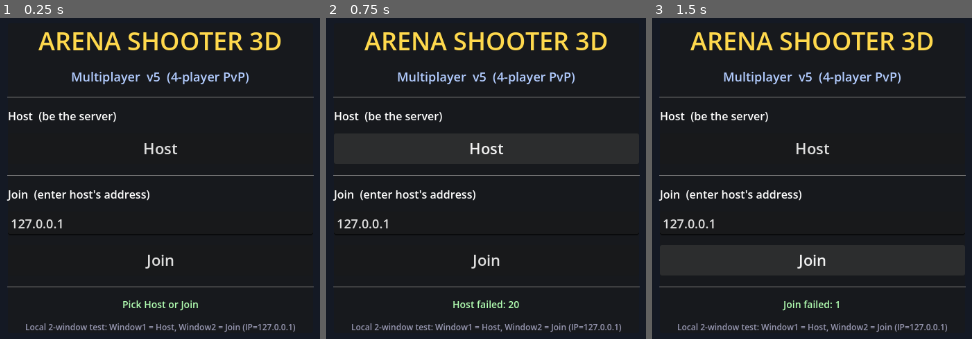
Above: before the commit, frames 1-3 (left to right).
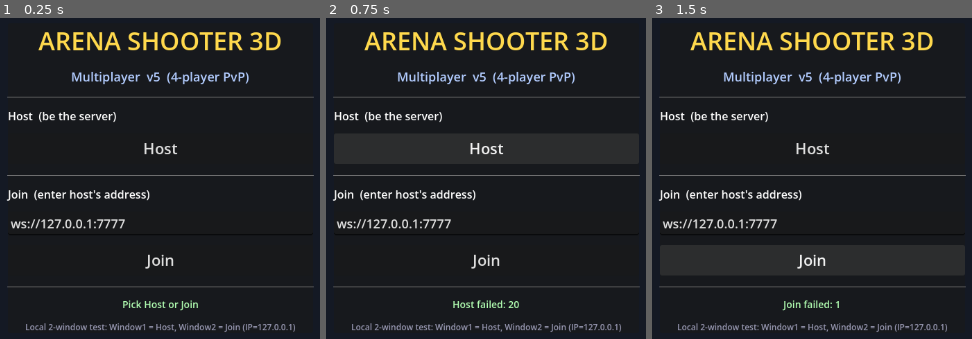
Above: after the commit, the same moments.

Repository: longmaolab/arena-shooter-3d
Game: Godot game, scene res://scenes/main_menu.tscn
The game is run twice, just before and just after one commit, with the same random seed, the same clock (stepped at 60 frames per second) and the same inputs.
Inputs:
- Up to frame 1 (0.25 s): no input
- Up to frame 2 (0.75 s): click "Host" at 0.5 s
- Up to frame 3 (1.5 s): click "Join" at 1.25 s

The runs differ from the first frame. In frame 1, 0.6% of the frame differs, in the area x 3-40%, y 62-66%; in frame 2, 0.6%; in frame 3, 0.6%.

Commit message:
v5.1: dedicated server + cloudflare tunnel + new-game cycle

Diff:
--- /dev/null
+++ b/docs/server.json
@@ -0,0 +1,3 @@
+{
+  "url": "wss://adopted-tractor-replacing-portraits.trycloudflare.com"
+}
--- a/scenes/main_menu.tscn
+++ b/scenes/main_menu.tscn
@@ -55,9 +55,11 @@
 theme_override_font_sizes/font_size = 16
 
 [node name="IPInput" type="LineEdit" parent="Center/Panel/VBox"]
-placeholder_text = "127.0.0.1  or  wss://abc.ngrok.io"
-text = "127.0.0.1"
+placeholder_text = "auto-loaded from server.json"
+text = ""
 theme_override_font_sizes/font_size = 18
+virtual_keyboard_enabled = true
+virtual_keyboard_show_on_focus = true
 
 [node name="JoinBtn" type="Button" parent="Center/Panel/VBox"]
 text = "Join"
--- a/scripts/game.gd
+++ b/scripts/game.gd
@@ -3,6 +3,7 @@
 signal local_player_spawned(player: Node)
 
 const KILLS_TO_WIN := 10
+const NEW_GAME_DELAY := 5.0
 const PLAYER_SCENE := preload("res://scenes/player.tscn")
 
 @onready var spawn_points: Node3D = $SpawnPoints
@@ -13,9 +14,18 @@
 
 func _ready() -> void:
 	add_to_group("game")
+	# Dedicated server: no local player, no HUD, no touch controls.
+	if NetworkManager.is_dedicated:
+		hud.queue_free()
+		var tc := get_node_or_null("TouchControls")
+		if tc:
+			tc.queue_free()
+		return
+
 	hud.bind_to_game(self)
 
 	if NetworkManager.is_server():
+		# Local-host (non-dedicated) mode: server is also a player.
 		_do_spawn(NetworkManager.HOST_PEER_ID, _random_spawn_pos())
 	else:
 		_client_ready.rpc_id(NetworkManager.HOST_PEER_ID)
@@ -25,14 +35,13 @@
 	if not NetworkManager.is_server():
 		return
 	var new_peer_id := multiplayer.get_remote_sender_id()
-	# Catch the new client up on every existing player (server-side truth)
+	# Catch the new client up on every existing player.
 	for pid in NetworkManager.players.keys():
 		if pid == new_peer_id:
 			continue
 		var existing := get_player_node(pid)
 		if existing:
 			_remote_spawn.rpc_id(new_peer_id, pid, existing.global_position)
-	# Broadcast new player spawn to everyone (call_local: also creates on host)
 	_remote_spawn.rpc(new_peer_id, _random_spawn_pos())
 
 func server_despawn_player(peer_id: int) -> void:
@@ -45,7 +54,6 @@
 		return
 	var p := PLAYER_SCENE.instantiate()
 	p.name = str(peer_id)
-	# Authority must be set BEFORE add_child so _ready() reads it correctly.
 	p.set_multiplayer_authority(peer_id)
 	players_root.add_child(p, true)
 	p.global_position = spawn_pos
@@ -86,7 +94,6 @@
 	var victim_peer_id := multiplayer.get_remote_sender_id()
 	if victim_peer_id == 0:
 		victim_peer_id = NetworkManager.HOST_PEER_ID
-	# Update scores (authoritative)
 	var attacker_info: Dictionary = NetworkManager.players.get(attacker_peer_id, {})
 	var victim_info: Dictionary = NetworkManager.players.get(victim_peer_id, {})
 	if attacker_info and attacker_peer_id != victim_peer_id:
@@ -95,25 +102,54 @@
 	if victim_info:
 		victim_info["deaths"] += 1
 		NetworkManager.update_score.rpc(victim_peer_id, victim_info["kills"], victim_info["deaths"])
-	# Win check
 	if attacker_info and attacker_info.get("kills", 0) >= KILLS_TO_WIN:
 		game_over = true
 		announce_winner.rpc(attacker_peer_id)
+		_schedule_new_game()
 		return
 	respawn_player.rpc_id(victim_peer_id, _random_spawn_pos())
 
 @rpc("authority", "reliable", "call_local")
 func announce_winner(peer_id: int) -> void:
 	game_over = true
-	hud.show_winner(peer_id)
+	if hud and is_instance_valid(hud):
+		hud.show_winner(peer_id)
 
 @rpc("authority", "reliable", "call_local")
 func respawn_player(pos: Vector3) -> void:
-	# call_local lets the host respawn themselves when they're the victim.
-	# rpc_id targets only the victim, so only they execute this.
 	var node := get_player_node(multiplayer.get_unique_id())
 	if node:
 		node.respawn_at(pos)
+
+# ─── New-game cycle (server-driven) ─────────────────────────────────
+
+func _schedule_new_game() -> void:
+	if not NetworkManager.is_server():
+		return
+	# Tell everyone to show a countdown banner.
+	new_game_countdown.rpc(NEW_GAME_DELAY)
+	await get_tree().create_timer(NEW_GAME_DELAY).timeout
+	if not is_inside_tree():
+		return
+	_start_new_game.rpc()
+
+@rpc("authority", "reliable", "call_local")
+func new_game_countdown(seconds: float) -> void:
+	if hud and is_instance_valid(hud):
+		hud.show_countdown(seconds)
+
+@rpc("authority", "reliable", "call_local")
+func _start_new_game() -> void:
+	game_over = false
+	NetworkManager.reset_all_scores()
+	if hud and is_instance_valid(hud):
+		hud.hide_winner()
+	# Server respawns everyone at fresh positions.
+	if NetworkManager.is_server():
+		for pid in NetworkManager.players.keys():
+			respawn_player.rpc_id(pid, _random_spawn_pos())
+
+# ─── Helpers ─────────────────────────────────────────────────────────
 
 func _random_spawn_pos() -> Vector3:
 	var pts := spawn_points.get_children()
--- a/scripts/hud.gd
+++ b/scripts/hud.gd
@@ -14,6 +14,8 @@
 var local_player: Node = null
 var _row_cache: Dictionary = {}
 var _vignette_alpha: float = 0.0
+var _countdown_left: float = 0.0
+var _show_countdown_text: bool = false
 
 func _ready() -> void:
 	process_mode = Node.PROCESS_MODE_ALWAYS
@@ -25,6 +27,9 @@
 	if _vignette_alpha > 0.0:
 		_vignette_alpha = max(0.0, _vignette_alpha - delta / VIGNETTE_FADE)
 		damage_vignette.modulate.a = _vignette_alpha
+	if _show_countdown_text:
+		_countdown_left = max(0.0, _countdown_left - delta)
+		_render_countdown()
 
 func bind_to_game(g: Node) -> void:
 	if not NetworkManager.player_list_changed.is_connected(_refresh_scoreboard):
@@ -56,7 +61,6 @@
 	ammo_label.text = "AMMO: %d" % a
 
 func _on_damage_taken(amount: int) -> void:
-	# Punch-up the vignette proportional to damage; cap at 0.7 alpha.
 	_vignette_alpha = min(0.7, _vignette_alpha + amount * 0.012)
 
 func _on_local_died() -> void:
@@ -107,12 +111,32 @@
 func show_winner(peer_id: int) -> void:
 	center_label.visible = true
 	if peer_id == multiplayer.get_unique_id():
-		center_label.text = "VICTORY!\nPress Esc to leave"
+		center_label.text = "VICTORY!"
 		center_label.modulate = Color(0.4, 1, 0.4)
 	else:
 		var winner_name := "P?"
 		if NetworkManager.players.has(peer_id):
 			winner_name = NetworkManager.players[peer_id]["name"]
-		center_label.text = "%s WINS\nPress Esc to leave" % winner_name
+		center_label.text = "%s WINS" % winner_name
 		center_label.modulate = Color(1, 0.6, 0.6)
-	Input.mouse_mode = Input.MOUSE_MODE_VISIBLE
+
+func hide_winner() -> void:
+	center_label.visible = false
+	_show_countdown_text = false
+	_countdown_left = 0.0
+
+func show_countdown(seconds: float) -> void:
+	_countdown_left = seconds
+	_show_countdown_text = true
+	_render_countdown()
+
+func _render_countdown() -> void:
+	if not center_label.visible:
+		center_label.visible = true
+	var existing := center_label.text
+	# Preserve any leading "VICTORY!" / "PX WINS" line, append countdown.
+	var lines := existing.split("\n")
+	var head := lines[0] if lines.size() > 0 else ""
+	if head == "" or head.contains("Next"):
+		head = "Next match"
+	center_label.text = "%s\nNext match in %d..." % [head, ceil(_countdown_left)]
--- a/scripts/main_menu.gd
+++ b/scripts/main_menu.gd
@@ -6,19 +6,53 @@
 @onready var join_btn: Button = $Center/Panel/VBox/JoinBtn
 
 func _ready() -> void:
+	# If launched as dedicated server, skip the menu entirely.
+	if "--server" in OS.get_cmdline_user_args():
+		print("[main_menu] --server flag detected, starting dedicated server")
+		NetworkManager.start_dedicated_server()
+		return
+
 	Input.mouse_mode = Input.MOUSE_MODE_VISIBLE
 	host_btn.pressed.connect(_on_host)
 	join_btn.pressed.connect(_on_join)
-	ip_input.text = "127.0.0.1"
 	NetworkManager.connection_failed.connect(_on_failed)
 	NetworkManager.disconnected.connect(_on_disconnected)
-	# Browsers cannot host (can't open a server socket).
+
+	# Pre-fill the input with the default server URL.
+	ip_input.text = NetworkManager.default_server_url
+
+	# Hosts can't run in browsers (no listening sockets allowed).
 	if OS.has_feature("web"):
 		host_btn.disabled = true
 		host_btn.text = "Host (desktop only)"
-		status.text = "Browser: enter host's wss:// URL and Join"
+		status.text = "Press Join to connect"
+		_load_default_server_url()
 	else:
 		status.text = "Pick Host or Join"
+
+# Web build only: load `server.json` from the same origin so users don't
+# have to type the server URL on mobile.
+func _load_default_server_url() -> void:
+	var http := HTTPRequest.new()
+	add_child(http)
+	http.request_completed.connect(_on_server_json_loaded.bind(http))
+	var err := http.request("server.json")
+	if err != OK:
+		http.queue_free()
+
+func _on_server_json_loaded(_result: int, response_code: int, _headers: PackedStringArray, body: PackedByteArray, http: HTTPRequest) -> void:
+	http.queue_free()
+	if response_code != 200:
+		return
+	var parsed: Variant = JSON.parse_string(body.get_string_from_utf8())
+	if typeof(parsed) != TYPE_DICTIONARY:
+		return
+	var url: String = parsed.get("url", "")
+	if url == "":
+		return
+	NetworkManager.default_server_url = url
+	if is_instance_valid(ip_input):
+		ip_input.text = url
 
 func _on_host() -> void:
 	status.text = "Starting server..."
@@ -27,16 +61,16 @@
 		status.text = "Host failed: %s" % err
 
 func _on_join() -> void:
-	var ip := ip_input.text.strip_edges()
-	if ip == "":
-		ip = "127.0.0.1"
-	status.text = "Connecting to %s..." % ip
-	var err := NetworkManager.join_game(ip)
+	var addr := ip_input.text.strip_edges()
+	if addr == "":
+		addr = NetworkManager.default_server_url
+	status.text = "Connecting to %s..." % addr
+	var err := NetworkManager.join_game(addr)
 	if err != OK:
 		status.text = "Join failed: %s" % err
 
 func _on_failed() -> void:
-	status.text = "Connection failed — is the host running?"
+	status.text = "Connection failed — is the server up?"
 
 func _on_disconnected() -> void:
 	status.text = "Server disconnected"
--- a/scripts/network_manager.gd
+++ b/scripts/network_manager.gd
@@ -3,29 +3,62 @@
 signal player_list_changed()
 signal connection_failed()
 signal disconnected()
+signal default_url_loaded(url: String)
 
 const PORT := 7777
-const MAX_PLAYERS := 4
+const MAX_PLAYERS := 8
 const HOST_PEER_ID := 1
 const MAIN_MENU_SCENE := "res://scenes/main_menu.tscn"
 const GAME_SCENE := "res://scenes/game.tscn"
 
 const COLORS := [
-	Color(0.30, 0.70, 1.00),  # blue
-	Color(1.00, 0.55, 0.30),  # orange
-	Color(0.50, 1.00, 0.40),  # green
-	Color(1.00, 0.40, 0.85),  # pink
+	Color(0.30, 0.70, 1.00),
+	Color(1.00, 0.55, 0.30),
+	Color(0.50, 1.00, 0.40),
+	Color(1.00, 0.40, 0.85),
+	Color(0.85, 0.85, 0.85),
+	Color(1.00, 0.85, 0.30),
+	Color(0.60, 0.40, 1.00),
+	Color(0.30, 1.00, 0.85),
 ]
 
 # peer_id -> { name, kills, deaths, color }
 var players: Dictionary = {}
-# Monotonic counter — guarantees stable, unique P# names even after disconnects.
 var _next_player_index: int = 0
+
+# Set true when this Godot instance is the dedicated headless server
+# (no local player, no HUD). See start_dedicated_server().
+var is_dedicated: bool = false
+
+# Default server URL loaded from docs/server.json on web start.
+# Pre-filled into the IP input box so users can just press Join.
+var default_server_url: String = "ws://127.0.0.1:%d" % PORT
 
 func is_server() -> bool:
 	return multiplayer.multiplayer_peer != null and multiplayer.is_server()
 
+# Local 2-window testing host (also spawns a host player).
 func host_game() -> int:
+	var err := _create_server()
+	if err != OK:
+		return err
+	players[HOST_PEER_ID] = _make_player_entry()
+	get_tree().change_scene_to_file(GAME_SCENE)
+	return OK
+
+# Headless dedicated server. No local player; pure referee.
+# Triggered by `godot --headless -- --server` on the Mac.
+func start_dedicated_server() -> int:
+	is_dedicated = true
+	var err := _create_server()
+	if err != OK:
+		push_error("Dedicated server failed to start: %s" % err)
+		return err
+	print("[server] listening on port %d" % PORT)
+	get_tree().change_scene_to_file(GAME_SCENE)
+	return OK
+
+func _create_server() -> int:
 	var peer := WebSocketMultiplayerPeer.new()
 	var err := peer.create_server(PORT)
 	if err != OK:
@@ -33,8 +66,6 @@
 		return err
 	multiplayer.multiplayer_peer = peer
 	_wire_signals()
-	players[HOST_PEER_ID] = _make_player_entry()
-	get_tree().change_scene_to_file(GAME_SCENE)
 	return OK
 
 func join_game(host_input: String) -> int:
@@ -48,11 +79,7 @@
 	_wire_signals()
 	return OK
 
-# Accept any of:
-#   "127.0.0.1"            → ws://127.0.0.1:7777
-#   "192.168.1.10:7777"    → ws://192.168.1.10:7777
-#   "ws://host:port"       → as-is
-#   "wss://abc.ngrok.io"   → as-is (TLS, e.g. through ngrok for browser play)
+# Accept "127.0.0.1", "host:port", "ws://...", or "wss://...".
 func _resolve_url(raw: String) -> String:
 	if raw.begins_with("ws://") or raw.begins_with("wss://"):
 		return raw
@@ -66,6 +93,7 @@
 		multiplayer.multiplayer_peer = null
 	players.clear()
 	_next_player_index = 0
+	is_dedicated = false
 	if get_tree().current_scene and get_tree().current_scene.scene_file_path != MAIN_MENU_SCENE:
 		get_tree().change_scene_to_file(MAIN_MENU_SCENE)
 
@@ -95,9 +123,7 @@
 		return
 	players[peer_id] = _make_player_entry()
 	player_list_changed.emit()
-	# Single RPC: send the entire roster to the new peer (avoids N+1).
 	_register_all_players.rpc_id(peer_id, players)
-	# Tell existing peers about the new joiner.
 	_register_player.rpc(peer_id, players[peer_id])
 
 func _on_peer_disconnected(peer_id: int) -> void:
@@ -140,3 +166,10 @@
 	players[peer_id]["kills"] = kills
 	players[peer_id]["deaths"] = deaths
 	player_list_changed.emit()
+
+@rpc("authority", "reliable", "call_local")
+func reset_all_scores() -> void:
+	for pid in players.keys():
+		players[pid]["kills"] = 0
+		players[pid]["deaths"] = 0
+	player_list_changed.emit()
Not shown, changed: README.md
Not shown, added: SERVER_GUIDE.md
Not shown, changed: docs/index.html
Not shown, changed: docs/index.pck
Not shown, added: run_server.sh
